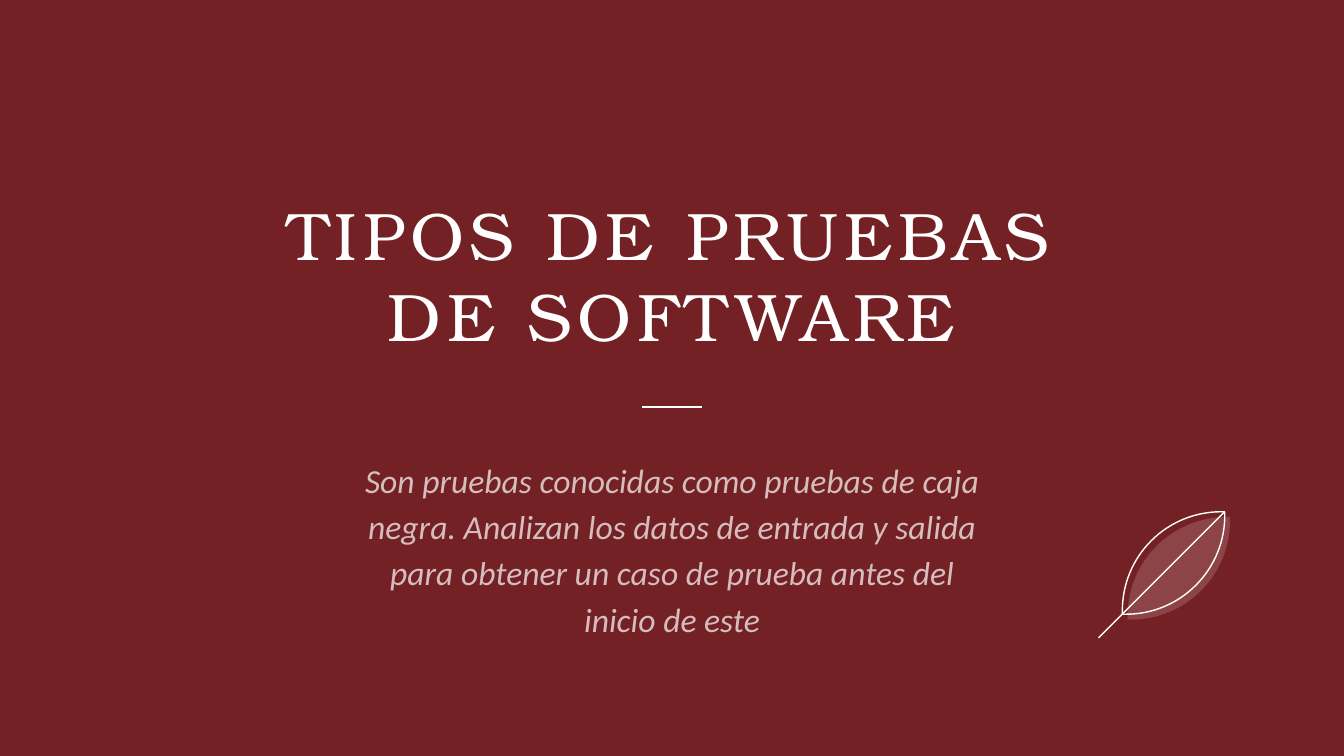
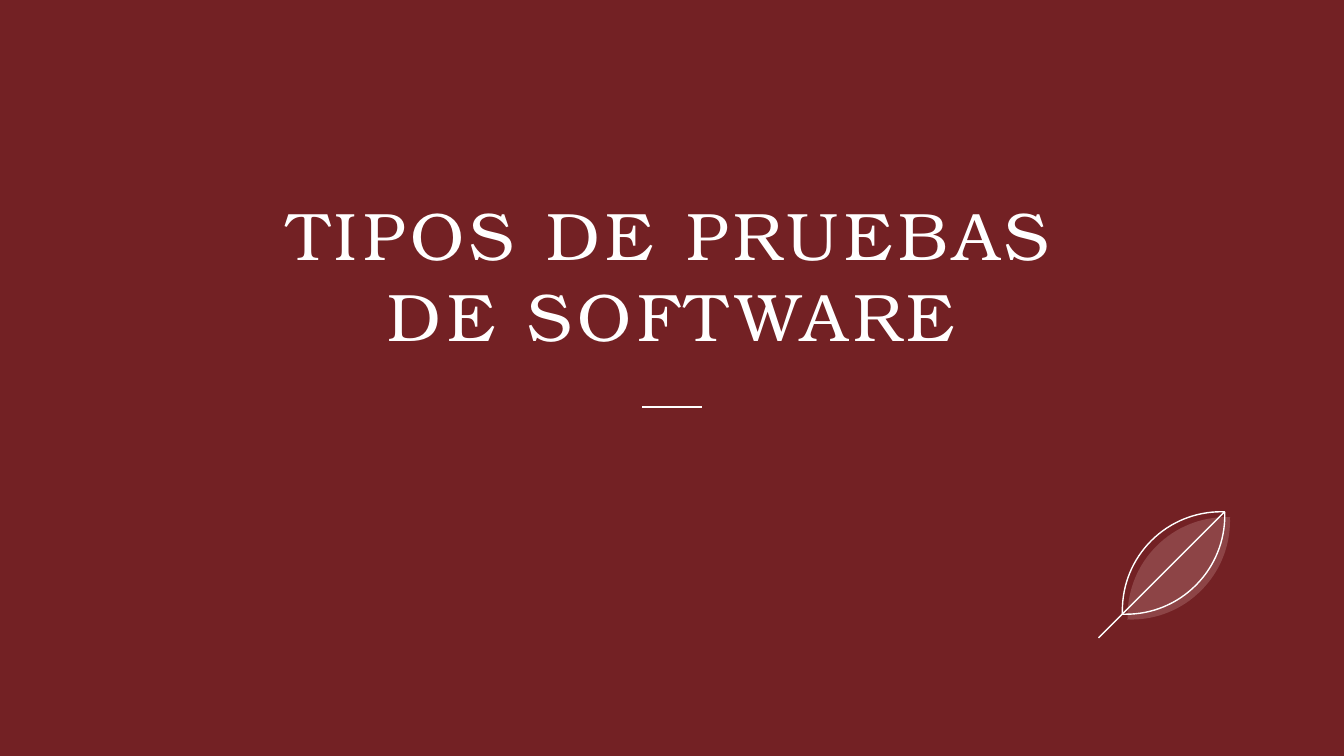
Before and after one commit to DAWEQUIPO5ENTORNOS/ProyectHtml, a slide deck: slide 1 of Sprint 3 - Story2.pptx. Drawn at 1344x756 pixels with LibreOffice and Linux fonts; fonts in the diff are those of the drawing. Boxes give left, top, right and bottom in pixels: in the first picture for what was removed or moved away, otherwise in the second. Text is boxed around its words. In the diff, an @@ line names an element or a change of style, - is before the commit and + after.

```diff
--- a/Sprint 3 - Story2.pptx
+++ b/Sprint 3 - Story2.pptx
@@ subtitle removed at [365, 469, 979, 632] @@
-Son pruebas conocidas como pruebas de caja negra. Analizan los datos de entrada y salida para obtener un caso de prueba antes del inicio de este
```
